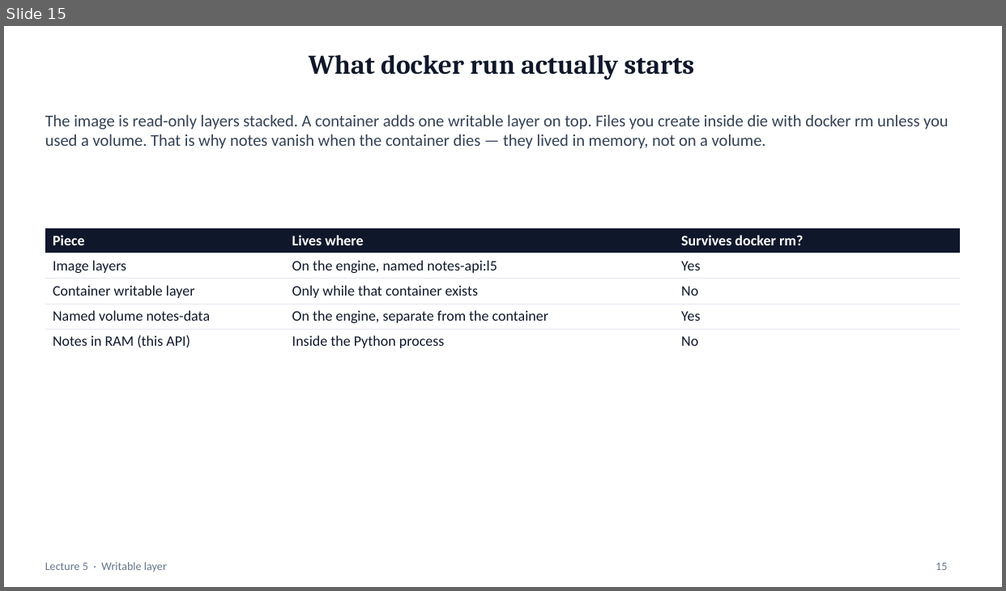
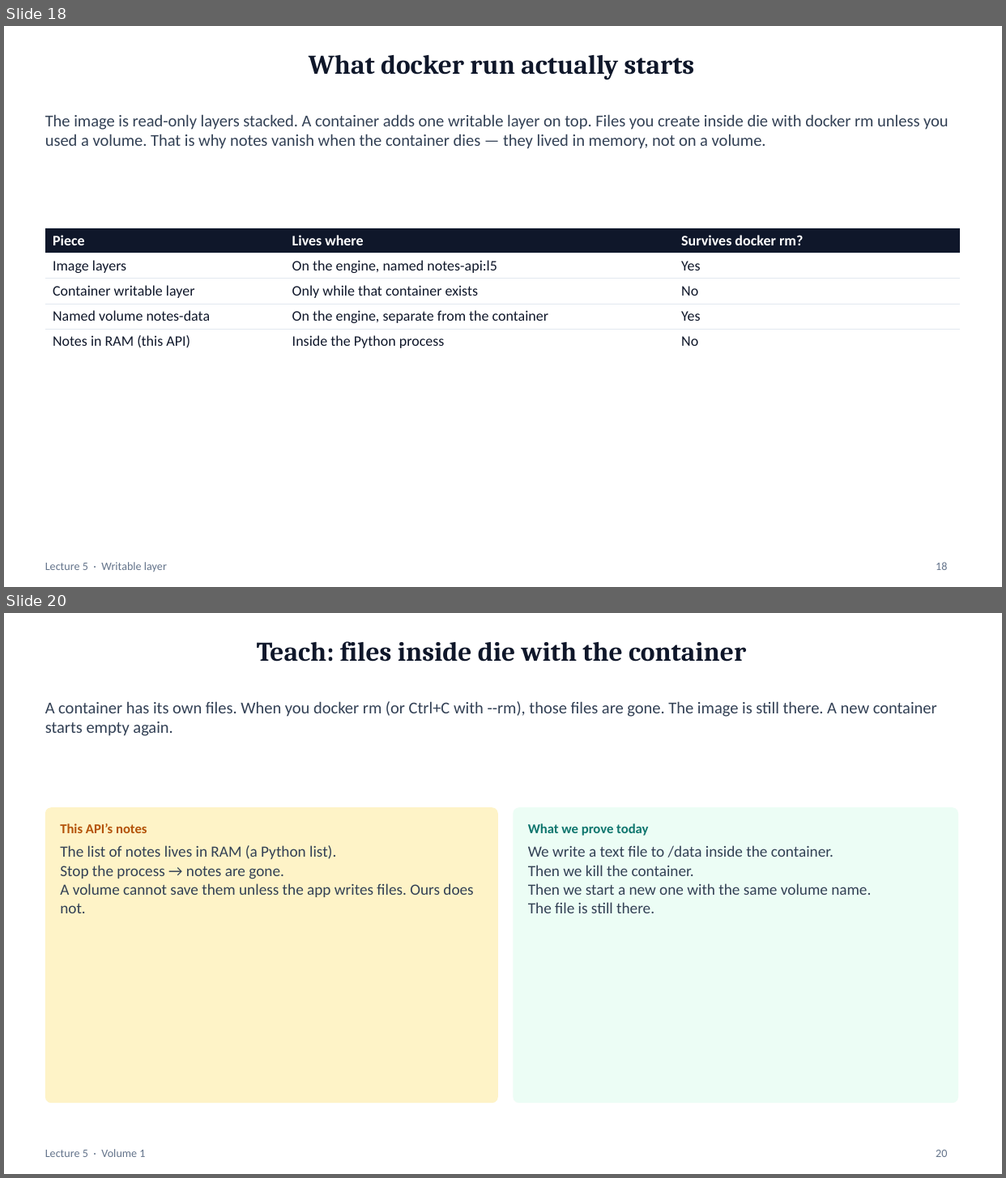
Before and after one commit to mayurb99/Devops_Beginners, a slide deck: lec-05/presentation/lec-05-docker.pptx. Shown one above the other, each under a label of ours: slide 15 before the commit, slides 18 and 20 after it; the slides between them are not shown. The pictures are 1006x591 and 1006x1178 pixels, drawn with LibreOffice and Linux fonts; fonts in the diff are those of the drawing. Boxes give left, top, right and bottom in pixels: in the first picture for what was removed or moved away, otherwise in the second. Text is boxed around its words. In the diff, an @@ line names an element or a change of style, - is before the commit and + after.

```diff
--- a/lec-05/presentation/lec-05-docker.pptx
+++ b/lec-05/presentation/lec-05-docker.pptx
@@ slide 20 added at (4,613,1002,1174), background #FFFFFF @@
@@ title added at (257,641,746,662), 26 pt, text #0F172A, bold @@
+Teach: files inside die with the container
@@ text added at (45,701,937,736), 16 pt, text #334155 @@
+A container has its own files. When you docker rm (or Ctrl+C with --rm), those files are gone. The image is still there. A new container starts empty again.
@@ rounded rectangle added at (45,807,498,1103), fill #FEF3C7 @@
@@ text added at (60,824,147,833), 13 pt, text #B45309, bold @@
+This API’s notes
@@ rounded rectangle added at (513,807,958,1103), fill #ECFDF5 @@
@@ text added at (528,824,648,836), 13 pt, text #0F766E, bold @@
+What we prove today
@@ text added at (60,845,473,914), 15 pt, text #334155 @@
+The list of notes lives in RAM (a Python list).
+Stop the process → notes are gone.
+A volume cannot save them unless the app writes files. Ours does not.
@@ text added at (528,845,871,914), 15 pt, text #334155 @@
+We write a text file to /data inside the container.
+Then we kill the container.
+Then we start a new one with the same volume name.
+The file is still there.
@@ text added at (45,1149,145,1157), 11 pt, text #64748B @@
+Lecture 5 · Volume 1
@@ page number added at (936,1150,947,1157), 11 pt, text #64748B @@
+20
@@ what was slide 15 is now slide 18 @@
@@ page number at (936,562,947,570): text changed @@
-15
+18
```
Also in this commit, not shown: 4 slides changed, 10 other slides added.
